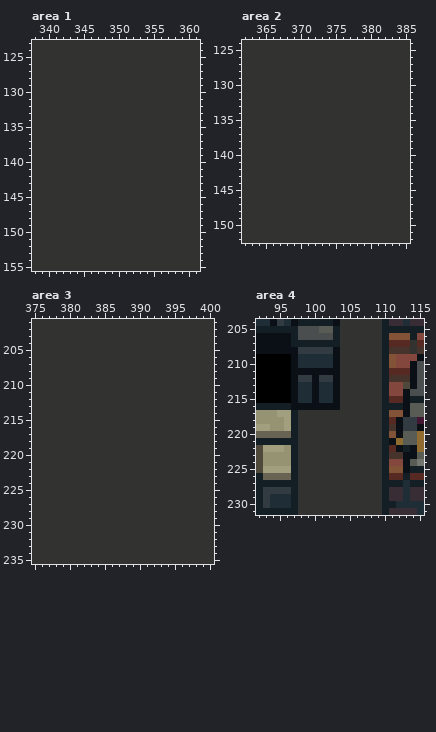
One commit to this pixel-art file: Assets/Sprites/GAMEME.ase. The picture above is the old version.
512x512 pixels, 1 frame. Shown: area 1: x 338..361, y 123..155; area 2: x 362..385, y 124..152; area 3: x 375..400, y 201..235; area 4: x 92..115, y 204..231. The old version is drawn lined up with the new one, on the new canvas. The commit also changed other parts of the picture, which this record leaves out.
The same view after the edit:
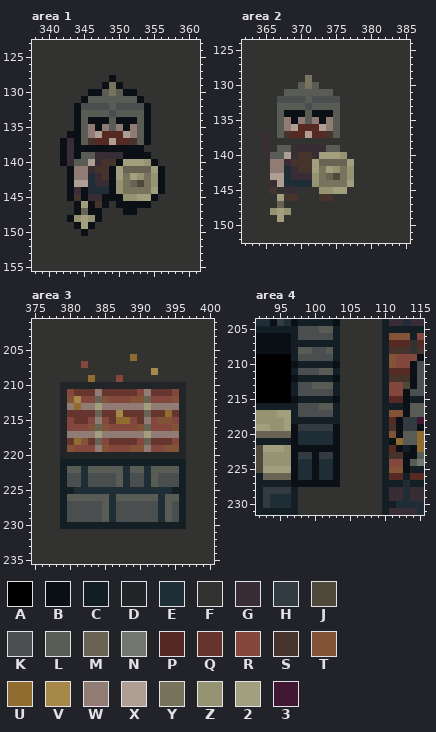
Palette (. is transparent): A #000000  B #0b1016  C #141f25  D #212528  E #1f2d36  F #323230  G #382d35  H #323b42  J #4f493b  K #4b4e4f  L #595c55  M #696353  N #73756f  P #562923  Q #66352e  R #83473d  S #46332c  T #825337  U #906c30  V #a6884a  W #907c75  X #af9e94  Y #78735d  Z #969372  2 #a29f7e  3 #421733
Difference:
canvas 512x512 -> 753x512
Area 1:
y 128: x 349 F -> B
y 129: x 348..350 FFF -> BYB
y 130: x 346..352 FFFFFFF -> BBLYLBB
y 131: x 345..353 FFFFFFFFF -> BLLLLLLLB
y 132: x 344..354 FFFFFFFFFFF -> BKKKKLKKKKB
y 133: x 344..354 FFFFFFFFFFF -> BLLLLKLLLLB
y 134: x 344..354 FFFFFFFFFFF -> BLBBBLBBBLB
y 135: x 344..354 FFFFFFFFFFF -> BLWBWLWBWLB
y 136: x 343..354 FFFFFFFFFFFF -> BBLWXPPPXWLB
y 137: x 342..354 FFFFFFFFFFFFF -> BGBLSPPXPPSLB
y 138: x 342..353 FFFFFFFFFFFF -> BGBBBBBBBBBB
y 139: x 342..354 FFFFFFFFFFFFF -> BGBLLGGGGBBBB
y 140: x 342..355 FFFFFFFFFFFFFF -> BGLLXGSSB222ZB
y 141: x 343..356 FFFFFFFFFFFFFF -> BWWGSSB2MMMM2B
y 142: x 343..356 FFFFFFFFFFFFFF -> BWWEGSB2Y2ZYZB
y 143: x 343..356 FFFFFFFFFFFFFF -> BXXEGGBZYMJYZB
y 144: x 343..356 FFFFFFFFFFFFFF -> BGBEEEBZYYYY2B
y 145: x 343..355 FFFFFFFFFFFFF -> BSBGGBBBZZ22B
y 146: x 344..348 FFFFF -> B2BSB; x 350..354 FFFFF -> BBBBB
y 147: x 344..347 FFFF -> BMBB; x 351..352 FF -> BB
y 148: x 343..347 FFFFF -> BZ2ZB
y 149: x 344..346 FFF -> B2B
y 150: x 345 F -> B
Area 2:
y 129: x 371 F -> Y
y 130: x 370..372 FFF -> LYL
y 131: x 368..374 FFFFFFF -> LLLLLLL
y 132: x 367..375 FFFFFFFFF -> KKKKLKKKK
y 133: x 367..375 FFFFFFFFF -> LLLLKLLLL
y 134: x 367..375 FFFFFFFFF -> LBBBLBBBL
y 135: x 367..375 FFFFFFFFF -> LWBWLWBWL
y 136: x 367..375 FFFFFFFFF -> LWXPPPXWL
y 137: x 365 F -> G; x 367..375 FFFFFFFFF -> LSPPXPPSL
y 138: x 365 F -> G
y 139: x 365 F -> G; x 367..375 FFFFFFFFF -> LLGGGGGLL
y 140: x 365..376 FFFFFFFFFFFF -> GLLXGSSG222Z
y 141: x 366..377 FFFFFFFFFFFF -> WWGSSS2MMMM2
y 142: x 366..377 FFFFFFFFFFFF -> WWEGSS2Y2ZYZ
y 143: x 366..377 FFFFFFFFFFFF -> XXEGGGZYMJYZ
y 144: x 366..377 FFFFFFFFFFFF -> GXEEEEZYYYY2
y 145: x 366 F -> S; x 368..369 FF -> GG; x 373..376 FFFF -> ZZ22
y 146: x 367..369 FFF -> 2SS; x 373..374 FF -> SS
y 147: x 367 F -> M
y 148: x 366..368 FFF -> Z2Z
y 149: x 367 F -> 2
Area 3:
y 206: x 389 F -> U
y 207: x 382 F -> R
y 208: x 392 F -> V
y 209: x 383 F -> U; x 387 F -> R
y 210: x 379..396 FFFFFFFFFFFFFFFFFF -> DDDDDDDDDDDDDDDDDD
y 211: x 379..396 FFFFFFFFFFFFFFFFFF -> DRQQQWQQQQQRWQQQRD
y 212: x 379..396 FFFFFFFFFFFFFFFFFF -> DTVRRMTRRRTTMRRRTD
y 213: x 379..396 FFFFFFFFFFFFFFFFFF -> DWUWW2WWWWWW2WWWWD
y 214: x 379..396 FFFFFFFFFFFFFFFFFF -> DQQQQMQQVQQQMQQUQD
y 215: x 379..396 FFFFFFFFFFFFFFFFFF -> DRQQRWRQUURQWRTTRD
y 216: x 379..396 FFFFFFFFFFFFFFFFFF -> DRRRTMTRRRRTMRRRTD
y 217: x 379..396 FFFFFFFFFFFFFFFFFF -> DWWWW2WWWWWW2WWWWD
y 218: x 379..396 FFFFFFFFFFFFFFFFFF -> DQUTQMRQQQQRMQQQRD
y 219: x 379..396 FFFFFFFFFFFFFFFFFF -> DTRRRWTRRRTTWRRTTD
y 220: x 379..396 FFFFFFFFFFFFFFFFFF -> DDDDDDDDDDDDDDDDDD
y 221: x 379..396 FFFFFFFFFFFFFFFFFF -> CCCCCCCCCCCCCCCCCC
y 222: x 379..396 FFFFFFFFFFFFFFFFFF -> CLLELLLLLELLELLLLC
y 223..224: x 379..396 FFFFFFFFFFFFFFFFFF -> CKKEKKKKLEKKELKKKC
y 225: x 379..396 FFFFFFFFFFFFFFFFFF -> CCEEEEEEEEEEEEEECC
y 226: x 379..396 FFFFFFFFFFFFFFFFFF -> CLLLLLLELLLLLLELLC
y 227..229: x 379..396 FFFFFFFFFFFFFFFFFF -> CKKKKKLEKKKKKKELKC
y 230: x 379..396 FFFFFFFFFFFFFFFFFF -> CCCCCCCCCCCCCCCCCC
Area 4:
y 208: x 97..103 BHHHHHB -> CLLKKLC
y 209: x 97..103 BEEEEEB -> CKKKKKC
y 210: x 98..102 EEEEE -> CCCCC
y 211: x 97..103 BBBBBBB -> CKKKLLC
y 212: x 98..102 HHBHH -> CCCCC
y 213: x 97..103 BEEBEEB -> CKKLLLC
y 214: x 97..103 BEEBEEB -> CKKKKKC
y 215: x 98..102 EEBEE -> CCCCC
y 216: x 97..103 BBBBBBB -> CKKKLLC
y 217: x 98..103 FFFFFF -> KKKKKC
y 218: x 98..103 FFFFFF -> CCCCCC
y 219: x 97..103 CFFFFFF -> BHHHHHB
y 220..221: x 97..103 CFFFFFF -> BEEEEEB
y 222: x 97..103 CFFFFFF -> BBBBBBB
y 223: x 97..103 CFFFFFF -> BHHBHHB
y 224..226: x 97..103 CFFFFFF -> BEEBEEB
y 227: x 97..103 CFFFFFF -> BBBBBBB
